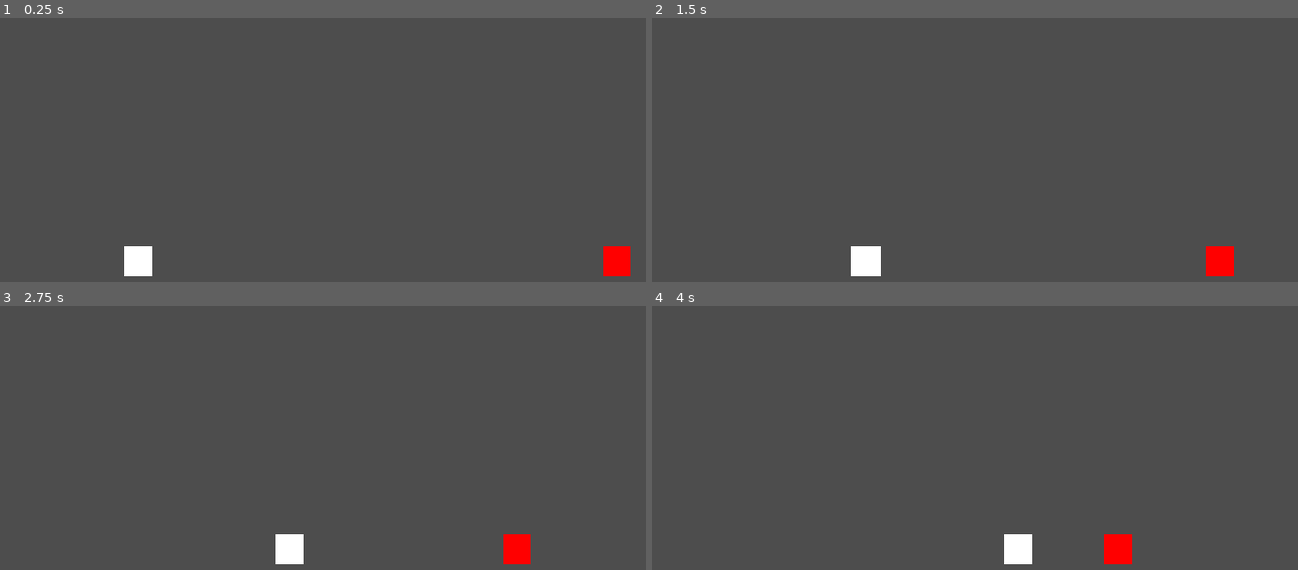
Above: before the commit, frames 1-4 (two rows, left to right).
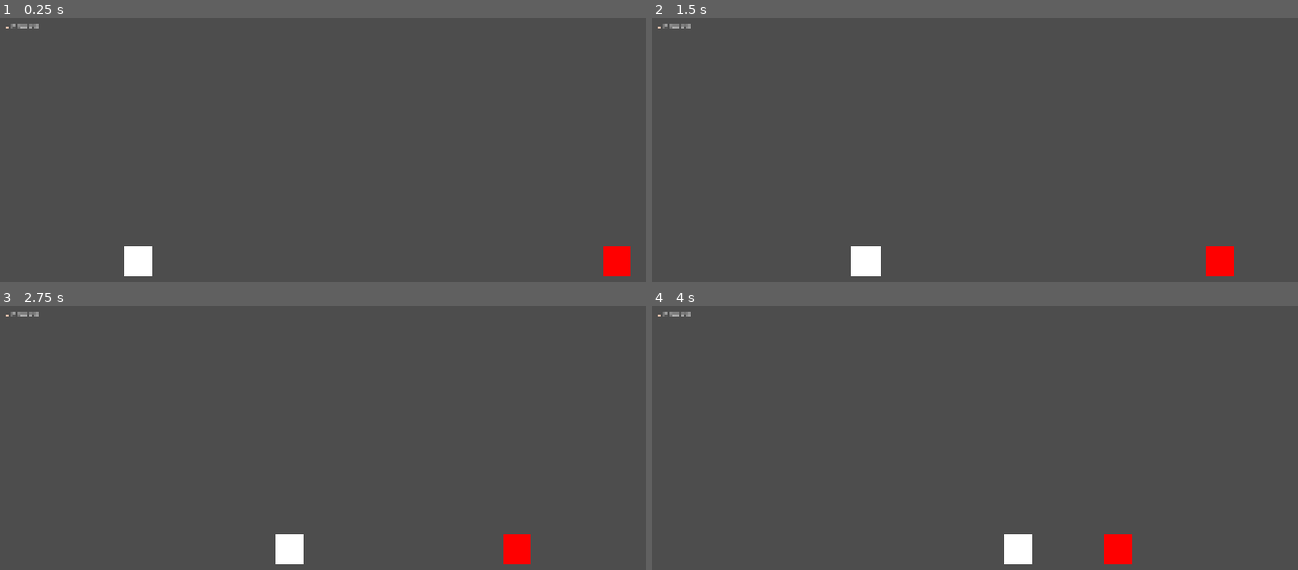
Above: after the commit, the same moments.

Repository: luizfelippe-dev/NecroWorks
Game: Godot game, scene res://main.tscn
The game is run twice, just before and just after one commit, with the same random seed, the same clock (stepped at 60 frames per second) and the same inputs. The project has no main scene, so this scene is started directly.
Inputs:
- Up to frame 1 (0.25 s): no input
- Up to frame 2 (1.5 s): no input
- Up to frame 3 (2.75 s): no input
- Up to frame 4 (4 s): no input

The runs differ from the first frame. In frame 1, less than 0.1% of the frame differs, in the area x 0-7%, y 2-5%; in frame 2, less than 0.1%; in frame 3, less than 0.1%; in frame 4, less than 0.1%.

Commit message:
feat: add corpse processing and bone resource

Diff:
--- /dev/null
+++ b/corpse.tscn
@@ -0,0 +1,6 @@
+[gd_scene format=3 uid="uid://cuj13y8m6ap6s"]
+
+[node name="Corpse" type="Button" unique_id=1353908399]
+offset_right = 90.0
+offset_bottom = 45.0
+text = "CORPSE"
--- a/main.gd
+++ b/main.gd
@@ -2,6 +2,9 @@
 
 @onready var skeleton = $Skeleton
 @onready var enemy = $Enemy
+@onready var bones_label = $BonesLabel
+
+var corpse_scene = preload("res://corpse.tscn")
 
 var skeleton_speed := 150.0
 var enemy_speed := 100.0
@@ -15,6 +18,9 @@
 var attack_distance := 80.0
 var attack_cooldown := 0.7
 var attack_timer := 0.0
+
+var bones := 0
+var bones_per_corpse := 5
 
 
 func _process(delta):
@@ -39,10 +45,47 @@
 
 	if enemy_hp <= 0:
 		print("INIMIGO MORREU!")
+
+		var death_position = enemy.position
+
+		spawn_corpse(death_position)
+
 		enemy.queue_free()
+
 		set_process(false)
 
 	elif skeleton_hp <= 0:
 		print("ESQUELETO MORREU!")
+
 		skeleton.queue_free()
+
 		set_process(false)
+
+
+func spawn_corpse(spawn_position: Vector2):
+	var corpse = corpse_scene.instantiate()
+
+	corpse.position = spawn_position
+
+	add_child(corpse)
+
+	corpse.pressed.connect(func():
+		process_corpse(corpse)
+	)
+
+	print("CADÁVER CRIADO!")
+
+
+func process_corpse(corpse):
+	bones += bones_per_corpse
+
+	update_bones_ui()
+
+	print("CADÁVER PROCESSADO!")
+	print("+", bones_per_corpse, " BONES")
+	print("TOTAL DE BONES: ", bones)
+
+	corpse.queue_free()
+
+func update_bones_ui():
+	bones_label.text = "🦴 Bones: " + str(bones)
--- a/main.tscn
+++ b/main.tscn
@@ -26,3 +26,10 @@
 offset_right = 1620.0
 offset_bottom = 670.0
 color = Color(1, 0, 0, 1)
+
+[node name="BonesLabel" type="Label" parent="." unique_id=444388681]
+offset_left = 40.0
+offset_top = 40.0
+offset_right = 132.0
+offset_bottom = 63.0
+text = "🦴 Bones: 0"
Not shown, changed: docs/AI_HANDOFF.md
Not shown, changed: docs/DEVLOG.md
Not shown, changed: docs/ROADMAP.md
